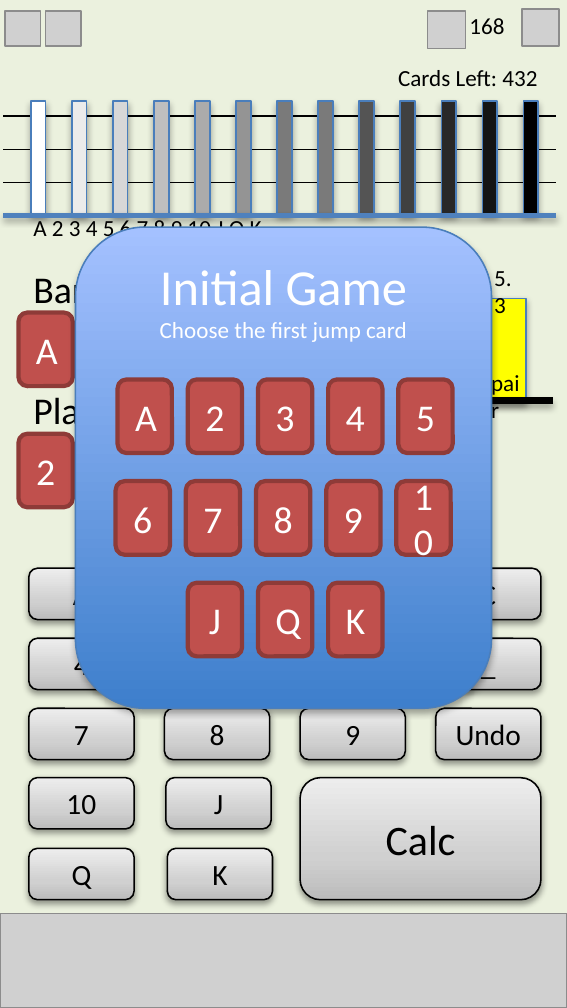
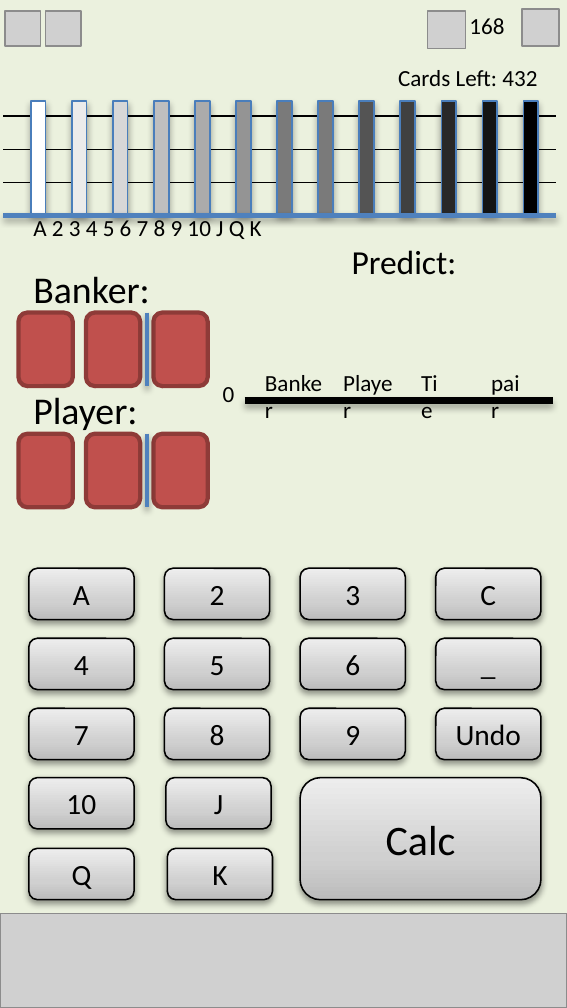
Before and after one commit to ertrue/iOS-BCRT-Cracker, a slide deck: slide 2 of UIDesign.pptx. Drawn at 567x1008 pixels with LibreOffice and Linux fonts; fonts in the diff are those of the drawing; grey boxes stand for pictures. Boxes give left, top, right and bottom in pixels: in the first picture for what was removed or moved away, otherwise in the second. Text is boxed around its words. In the diff, an @@ line names an element or a change of style, - is before the commit and + after.

```diff
--- a/UIDesign.pptx
+++ b/UIDesign.pptx
@@ text in rounded rectangle at [36,339,58,364]: text removed @@
-A
@@ text added at [223,387,235,402], 11 pt, text #000000 @@
+0
@@ text in rounded rectangle at [36,460,55,485]: text removed @@
-2
@@ text in rounded rectangle at [103,454,128,495]: text removed @@
-Q
@@ text in rounded rectangle at [171,480,190,495]: text removed @@
-0
@@ group removed at [278,271,526,564]: 4 rectangles, 4 texts @@
--3.5
-5.3
-2.4
--7.4
@@ group removed at [76,227,491,708]: 14 rounded rectangles @@
-Initial Game
-Choose the first jump card
-A
-2
-3
-4
-5
-6
-7
-8
-9
-10
-J
-Q
-K
```
Also in this commit, not shown: 2 other slides changed, 2 slides added.
